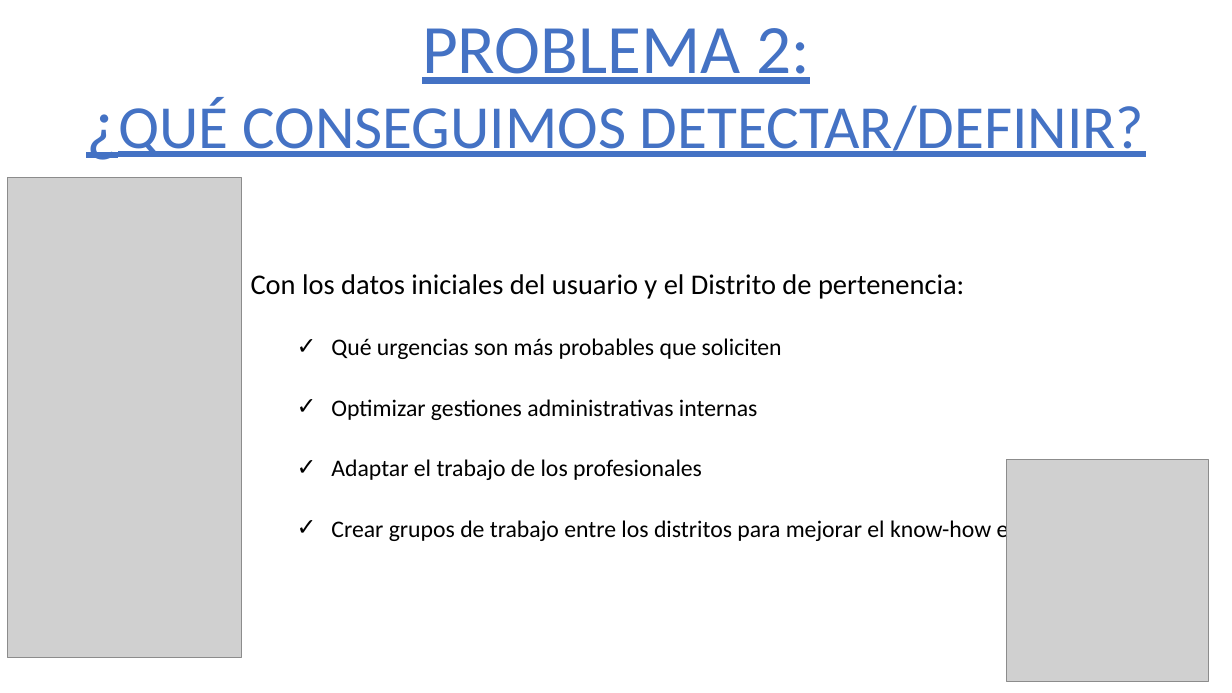
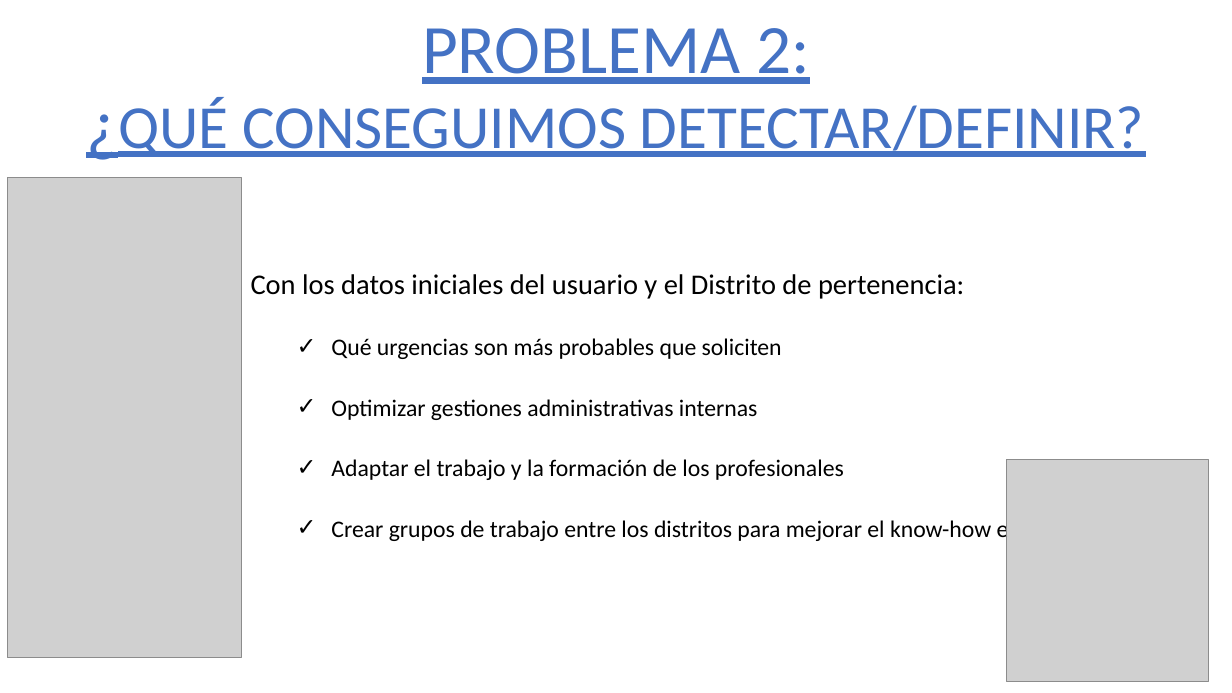
Before and after one commit to 75Engel/Estimacion_tipologia_usuarios_Servicios_Sociales_Ayto_Madrid, a slide deck: slide 14 of Presentacion_projecto.pptx (slide 13 before the commit). Drawn at 1232x693 pixels with LibreOffice and Linux fonts; fonts in the diff are those of the drawing; grey boxes stand for pictures; background and template pictures are left out. Boxes give left, top, right and bottom in pixels: in the first picture for what was removed or moved away, otherwise in the second. Text is boxed around its words. In the diff, an @@ line names an element or a change of style, - is before the commit and + after.

```diff
--- a/Presentacion_projecto.pptx
+++ b/Presentacion_projecto.pptx
@@ subtitle at (x1=331, y1=459, x2=844, y2=480): text changed @@
-  ✓ Adaptar el trabajo de los profesionales
+  ✓ Adaptar el trabajo y la formación de los profesionales
```
Also in this commit, not shown: 2 other slides changed.
